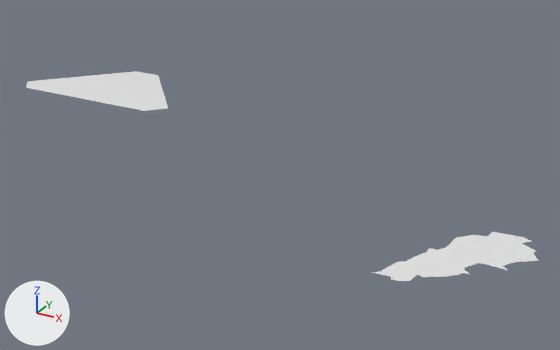
The Blender file Regions/Lebanon/lebanon.blend: old version first, new version second.
Both versions are drawn from a 50 mm camera at (37.71, 26.35, 4.27) aimed at (32.53, 35.77, -0.44). Arrows for +X, +Y and +Z are at lower left; the lights stay in place.

The older version as bpy lines, for what is in view:
```python
me_mesh = bpy.data.meshes.new('Mesh')
me_mesh.from_pydata(...)  # 101 vertices, 96 faces, 5 loose edges; spans x 35.11..36.62, y 33.06..34.68, z 0.0
me_mesh.polygons.foreach_set('use_smooth', [True] * 96)
me_mycurve_003 = bpy.data.meshes.new('myCurve.003')
me_mycurve_003.from_pydata(...)  # 365 vertices, 367 faces; spans x 16.68..19.94, y 54.96..56.79, z 0.0
ob_mycurve = bpy.data.objects.new('myCurve', me_mesh)
ob_mycurve.location = (0.0, 0.0, 0.0)
ob_mycurve_003 = bpy.data.objects.new('myCurve.003', me_mycurve_003)
ob_mycurve_003.location = (10.05, -18.82, 0.0)
```
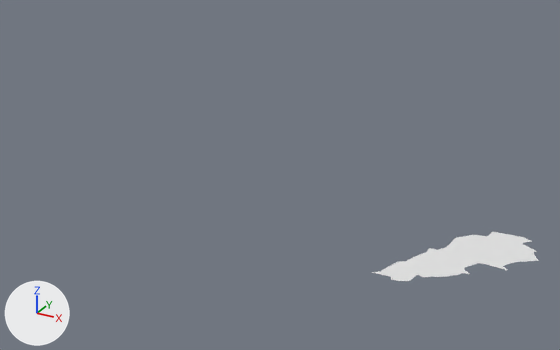
Patch to the scene script:
```diff
--- a/Regions/Lebanon/lebanon.blend.py
+++ b/Regions/Lebanon/lebanon.blend.py
@@ ob_mycurve_003 @@
-ob_mycurve_003 = bpy.data.objects.new('myCurve.003', me_mycurve_003)
-ob_mycurve_003.location = (10.05, -18.82, 0.0)
```

Changed parts and their boxes (x1, y1, x2, y2) in the pictures (560 x 350 px):
'myCurve.003', deleted: before (26, 71, 168, 111)
